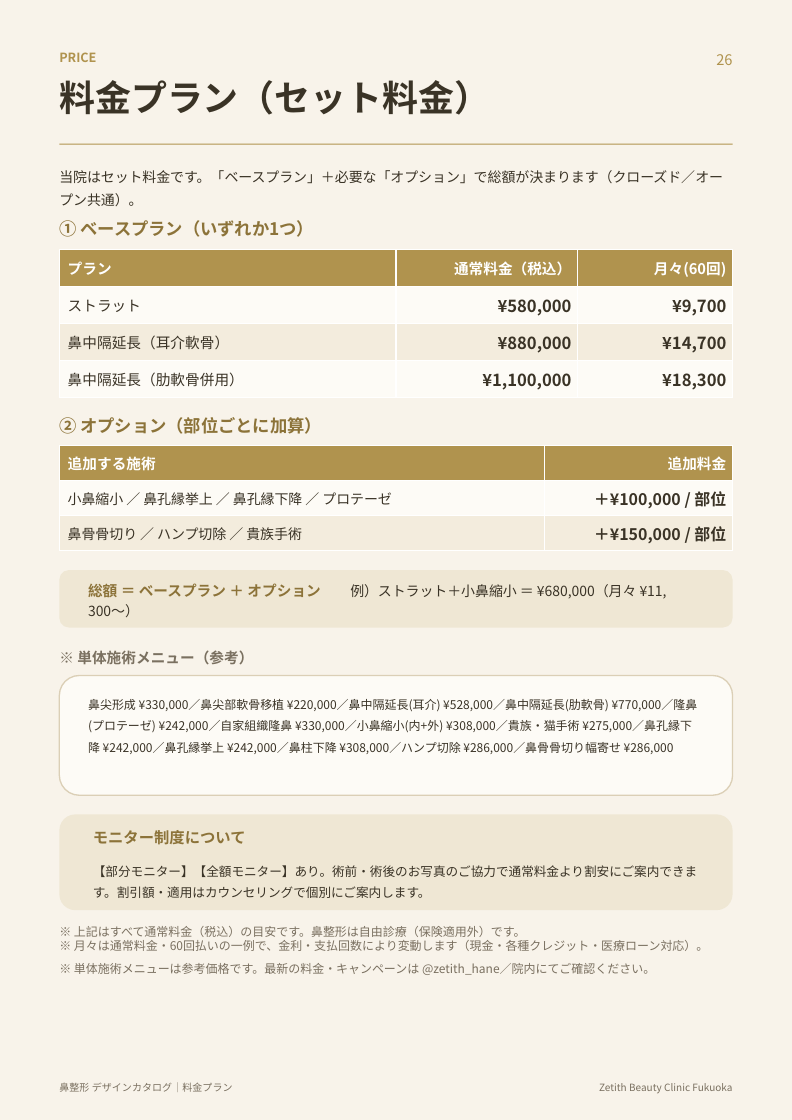
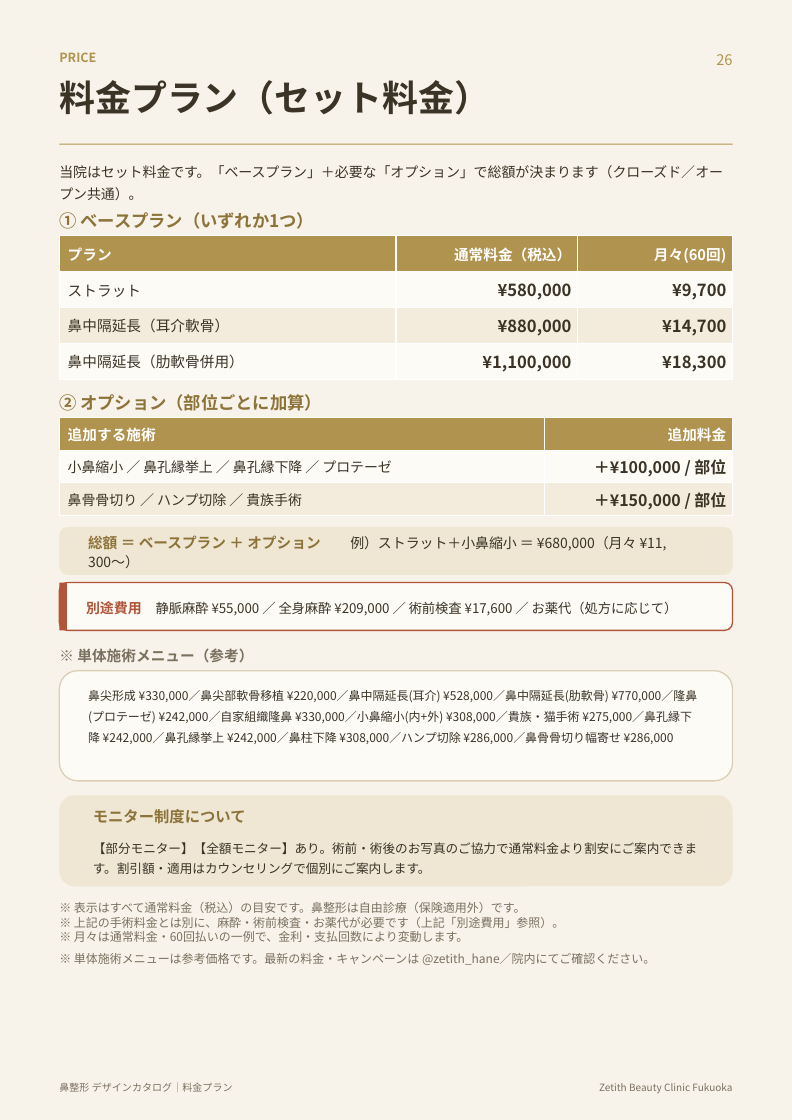
Before and after one commit to hidekkobonba/nosejob, a slide deck: slide 27 of 鼻整形_デザインカタログ.pptx. Drawn at 792x1120 pixels with LibreOffice and Linux fonts; fonts in the diff are those of the drawing. Boxes give left, top, right and bottom in pixels: in the first picture for what was removed or moved away, otherwise in the second. Text is boxed around its words. In the diff, an @@ line names an element or a change of style, - is before the commit and + after.

```diff
--- a/鼻整形_デザインカタログ.pptx
+++ b/鼻整形_デザインカタログ.pptx
@@ text "当院はセット料金です。「ベースプラン」＋必要な「オプション」で総額が決まります（クローズド／オープン共通）。" at (59,165,723,200): line spacing 1.35 to 1.3 @@
@@ text "① ベースプラン（いずれか1つ）": place and size @@
-text "① ベースプラン（いずれか1つ）" at (59,220,313,237)
+text "① ベースプラン（いずれか1つ）" at (59,212,313,229)
@@ table: place and size @@
-table at (59,249,734,397)
+table at (59,236,734,379)
@@ text "② オプション（部位ごとに加算）": place and size @@
-text "② オプション（部位ごとに加算）" at (59,417,321,434)
+text "② オプション（部位ごとに加算）" at (59,394,321,411)
@@ table: place and size @@
-table at (59,445,733,551)
+table at (59,418,733,515)
@@ rounded rectangle: place and size @@
-rounded rectangle at (59,570,733,627)
+rounded rectangle at (59,527,733,575)
@@ text "総額 ＝ ベースプラン ＋ オプション ...": place and size @@
-text "総額 ＝ ベースプラン ＋ オプション ..." at (88,583,667,599)
+text "総額 ＝ ベースプラン ＋ オプション ..." at (88,535,667,551)
@@ text "総額 ＝ ベースプラン ＋ オプション ..." at (88,535,667,551): line spacing 1.2 to 1.15 @@
@@ rounded rectangle added at (59,582,733,630), fill #FDFBF6, outline #B0553A 1 pt @@
@@ rectangle added at (59,582,67,630), fill #B0553A @@
@@ text added at (86,601,678,616), 10 pt, text #3A3326 @@
+別途費用 静脈麻酔 ¥55,000 ／ 全身麻酔 ¥209,000 ／ 術前検査 ¥17,600 ／ お薬代（処方に応じて）
@@ rounded rectangle: place and size @@
-rounded rectangle at (59,675,733,795)
+rounded rectangle at (59,670,733,781)
@@ text "鼻尖形成 ¥330,000／鼻尖部軟骨移植 ¥220,000／鼻中隔延長(耳介) ¥528,000／鼻中隔延長(肋軟骨) ...": place and size @@
-text "鼻尖形成 ¥330,000／鼻尖部軟骨移植 ¥220,000／鼻中隔延長(耳介) ¥528,000／鼻中隔延長(肋軟骨) ..." at (88,699,698,754)
+text "鼻尖形成 ¥330,000／鼻尖部軟骨移植 ¥220,000／鼻中隔延長(耳介) ¥528,000／鼻中隔延長(肋軟骨) ..." at (88,690,698,744)
@@ text "鼻尖形成 ¥330,000／鼻尖部軟骨移植 ¥220,000／鼻中隔延長(耳介) ¥528,000／鼻中隔延長(肋軟骨) ..." at (88,690,698,744): line spacing 1.5 to 1.45 @@
@@ rounded rectangle: place and size @@
-rounded rectangle at (59,814,733,910)
+rounded rectangle at (59,795,733,886)
@@ text "モニター制度について": place and size @@
-text "モニター制度について" at (93,830,246,845)
+text "モニター制度について" at (93,809,246,824)
@@ text "【部分モニター】【全額モニター】あり。術前・術後のお写真のご協力で通常料金より割安にご案内できます。割引額・適用はカウン ...": place and size @@
-text "【部分モニター】【全額モニター】あり。術前・術後のお写真のご協力で通常料金より割安にご案内できます。割引額・適用はカウン ..." at (93,865,697,898)
+text "【部分モニター】【全額モニター】あり。術前・術後のお写真のご協力で通常料金より割安にご案内できます。割引額・適用はカウン ..." at (93,842,697,874)
@@ text "【部分モニター】【全額モニター】あり。術前・術後のお写真のご協力で通常料金より割安にご案内できます。割引額・適用はカウン ..." at (93,842,697,874): line spacing 1.4 to 1.35 @@
@@ text at (74,902,655,965): text changed @@
-※ 上記はすべて通常料金（税込）の目安です。鼻整形は自由診療（保険適用外）です。
-※ 月々は通常料金・60回払いの一例で、金利・支払回数により変動します（現金・各種クレジット・医療ローン対応）。
-※ 単体施術メニューは参考価格です。最新の料金・キャンペーンは @zetith_hane／院内にてご確認ください。
+※ 表示はすべて通常料金（税込）の目安です。鼻整形は自由診療（保険適用外）です。
+※ 上記の手術料金とは別に、麻酔・術前検査・お薬代が必要です（上記「別途費用」参照）。
+※ 月々は通常料金・60回払いの一例で、金利・支払回数により変動します。
+※ 単体施術メニューは参考価格です。最新の料金・キャンペーンは @zetith_hane／院内にてご確認ください。
```
Also in this commit, not shown: 26 other slides changed.
